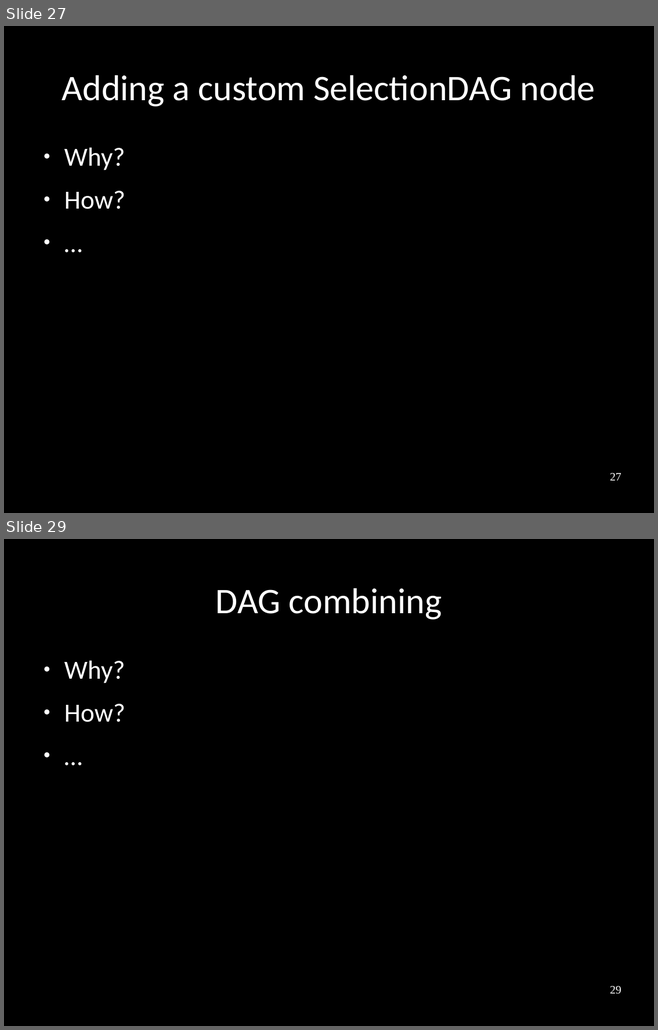
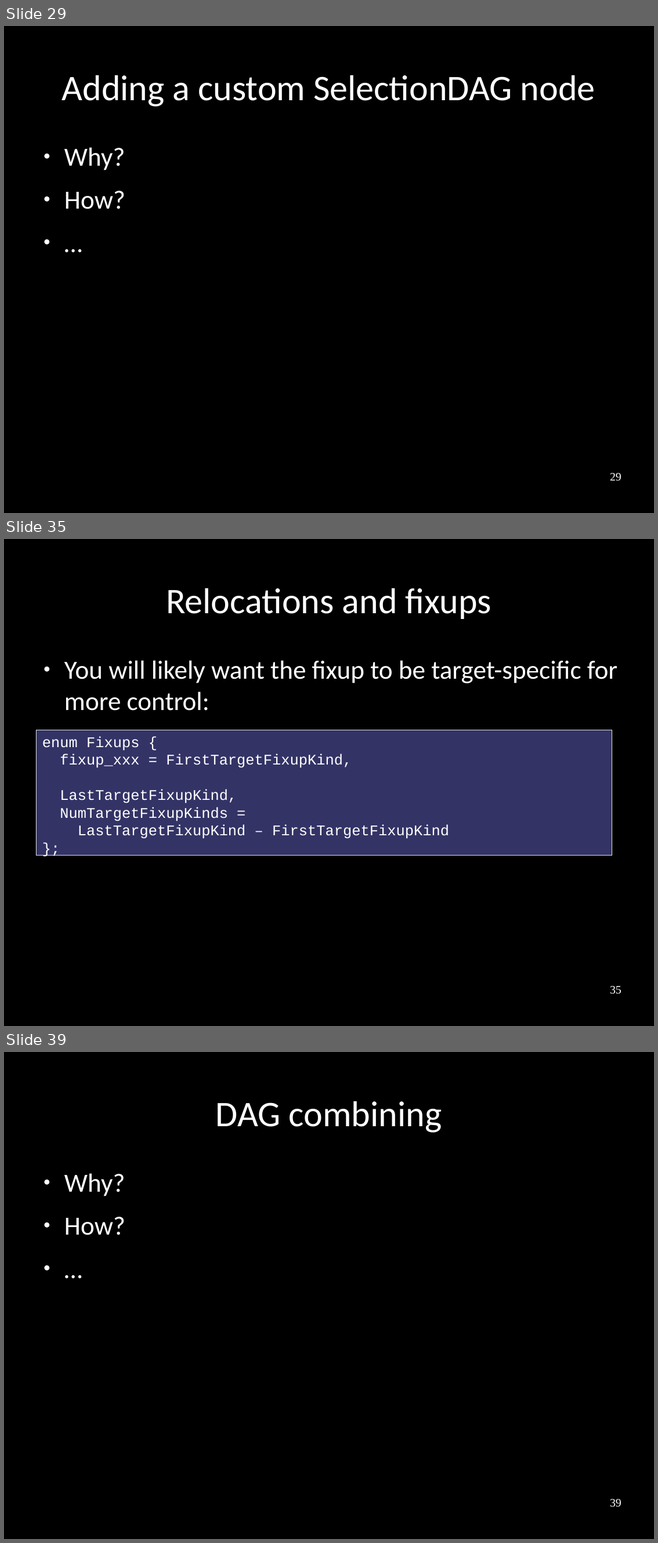
Before and after one commit to frasercrmck/llvm-leg, a slide deck: docs/Codeplay/Slides.odp. Shown one above the other, each under a label of ours: slides 27 and 29 before the commit, slides 29, 35 and 39 after it; the slides between them are not shown. The pictures are 658x1030 and 658x1543 pixels, drawn with LibreOffice and Linux fonts; fonts in the diff are those of the drawing. Boxes give left, top, right and bottom in pixels: in the first picture for what was removed or moved away, otherwise in the second. Text is boxed around its words. In the diff, an @@ line names an element or a change of style, - is before the commit and + after.

```diff
--- a/docs/Codeplay/Slides.odp
+++ b/docs/Codeplay/Slides.odp
@@ slide 35 added at [4,539,654,1026], background #000000 @@
@@ title added at [166,588,491,619], 44 pt, text #FFFFFF @@
+Relocations and fixups
@@ text added at [64,660,617,711], 32 pt, text #FFFFFF @@
+● You will likely want the fixup to be target-specific for more control:
@@ rectangle added at [36,730,612,856], fill #333366, outline #E6E6E6 0 pt, 18 pt, text #FFFFFF @@
+enum Fixups {
+fixup_xxx = FirstTargetFixupKind,
+LastTargetFixupKind,
+NumTargetFixupKinds =
+LastTargetFixupKind – FirstTargetFixupKind
+};
@@ page number added at [610,986,621,994], 14 pt, text #FFFFFF @@
+35
@@ what was slide 27 is now slide 29 @@
@@ page number at [610,473,621,481]: text changed @@
-27
+29
@@ what was slide 29 is now slide 39 @@
@@ page number at [610,1499,621,1507]: text changed @@
-29
+39
```
Also in this commit, not shown: 4 slides changed, 9 other slides added.
